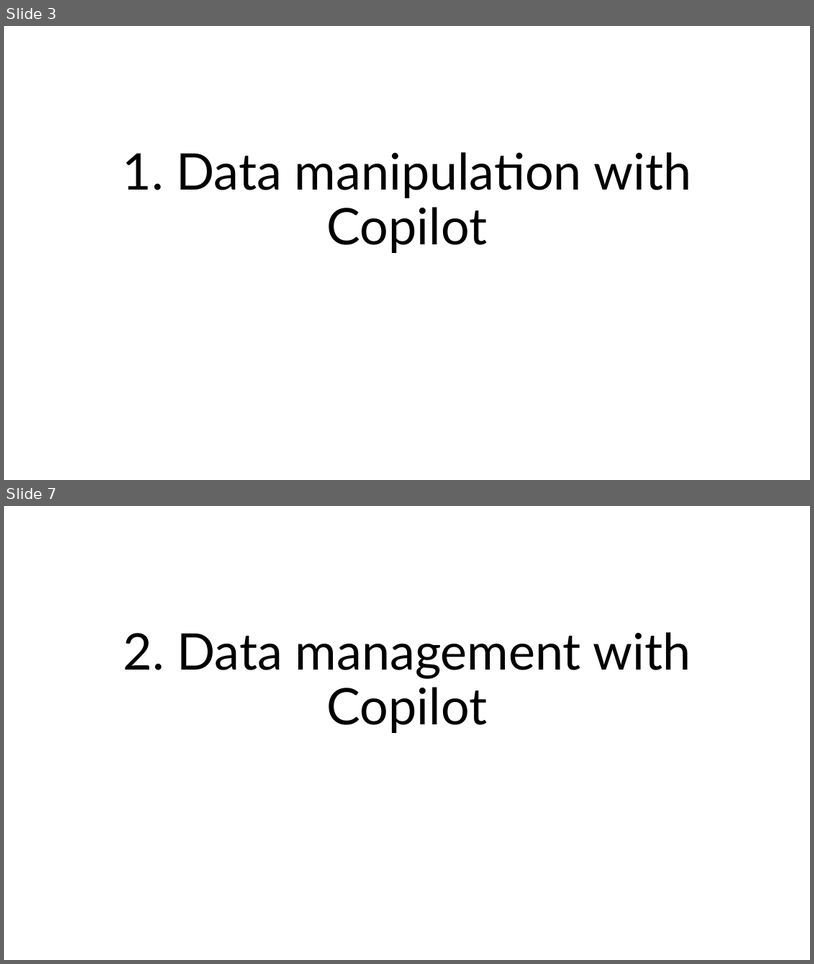
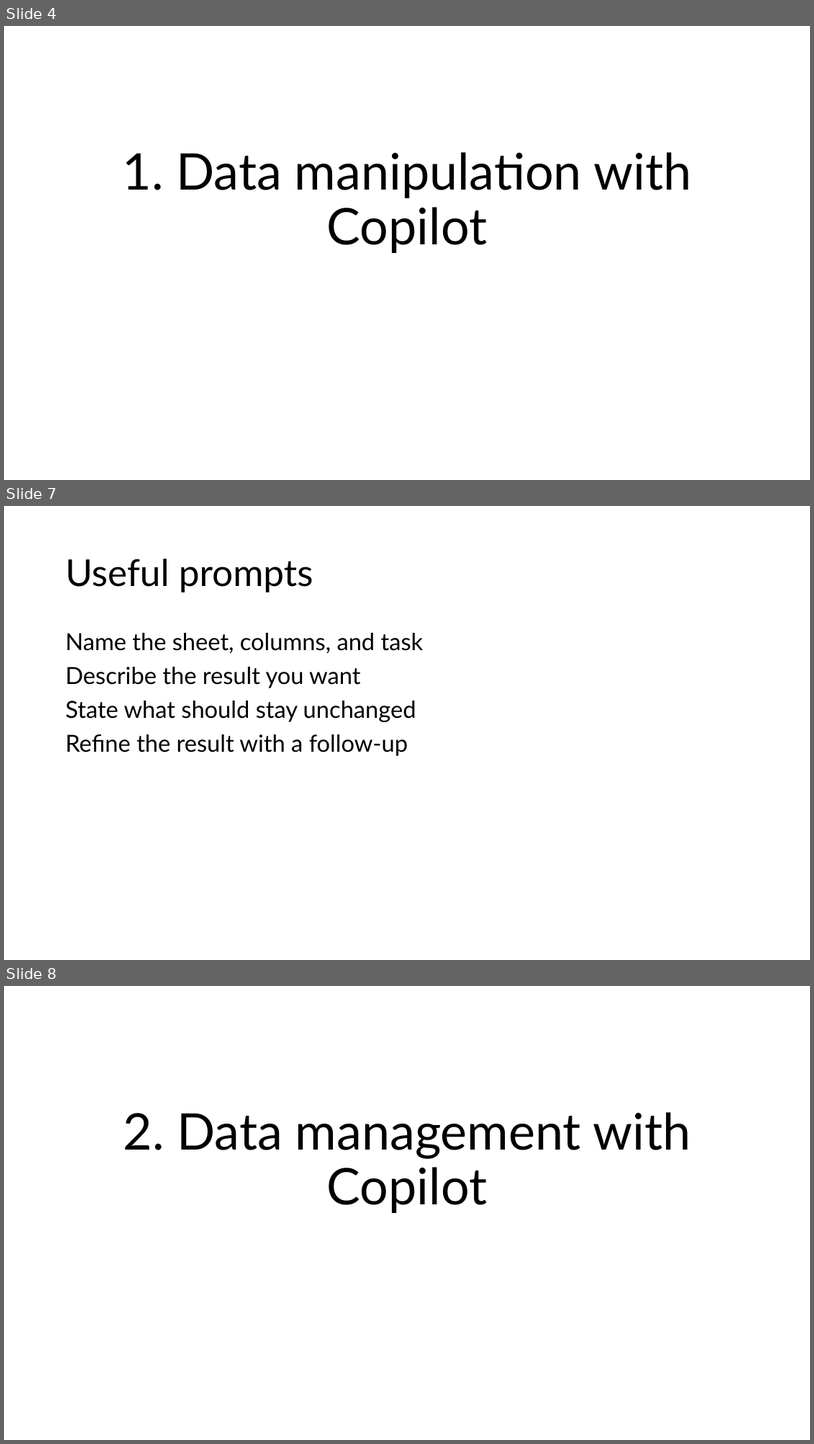
Before and after one commit to stringfestdata/complianceiq-intro-to-copilot-in-excel, a slide deck: complianceiq-intro-to-copilot-in-excel.pptx. Shown one above the other, each under a label of ours: slides 3 and 7 before the commit, slides 4, 7 and 8 after it; the slides between them are not shown. The pictures are 814x964 and 814x1444 pixels, drawn with LibreOffice and Linux fonts; fonts in the diff are those of the drawing. Boxes give left, top, right and bottom in pixels: in the first picture for what was removed or moved away, otherwise in the second. Text is boxed around its words. In the diff, an @@ line names an element or a change of style, - is before the commit and + after.

```diff
--- a/complianceiq-intro-to-copilot-in-excel.pptx
+++ b/complianceiq-intro-to-copilot-in-excel.pptx
@@ slide 7 added at (4,506,810,960), background #FFFFFF @@
@@ title added at (65,559,314,592), 44 pt, text #000000 @@
+Useful prompts
@@ text added at (65,633,424,756), 28 pt, text #000000 @@
+Name the sheet, columns, and task
+Describe the result you want
+State what should stay unchanged
+Refine the result with a follow-up
@@ what was slide 3 is now slide 4 @@
@@ what was slide 7 is now slide 8 @@
```
Also in this commit, not shown: 7 slides changed, 4 other slides added, 2 slides removed, 6 other files.
